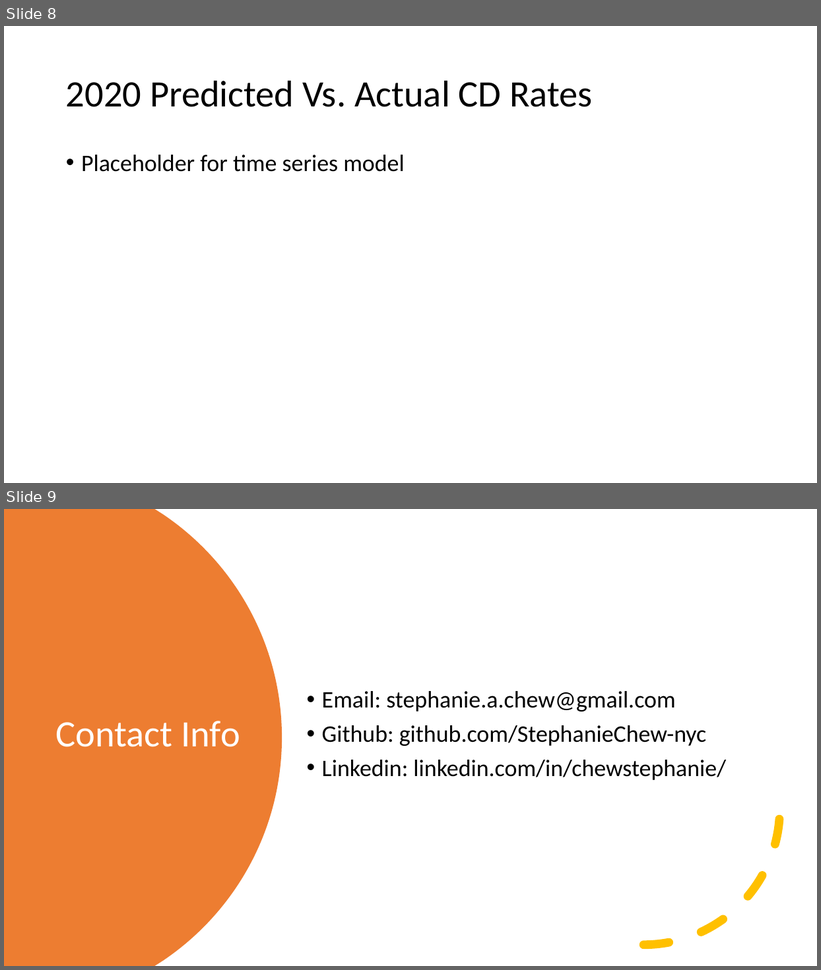
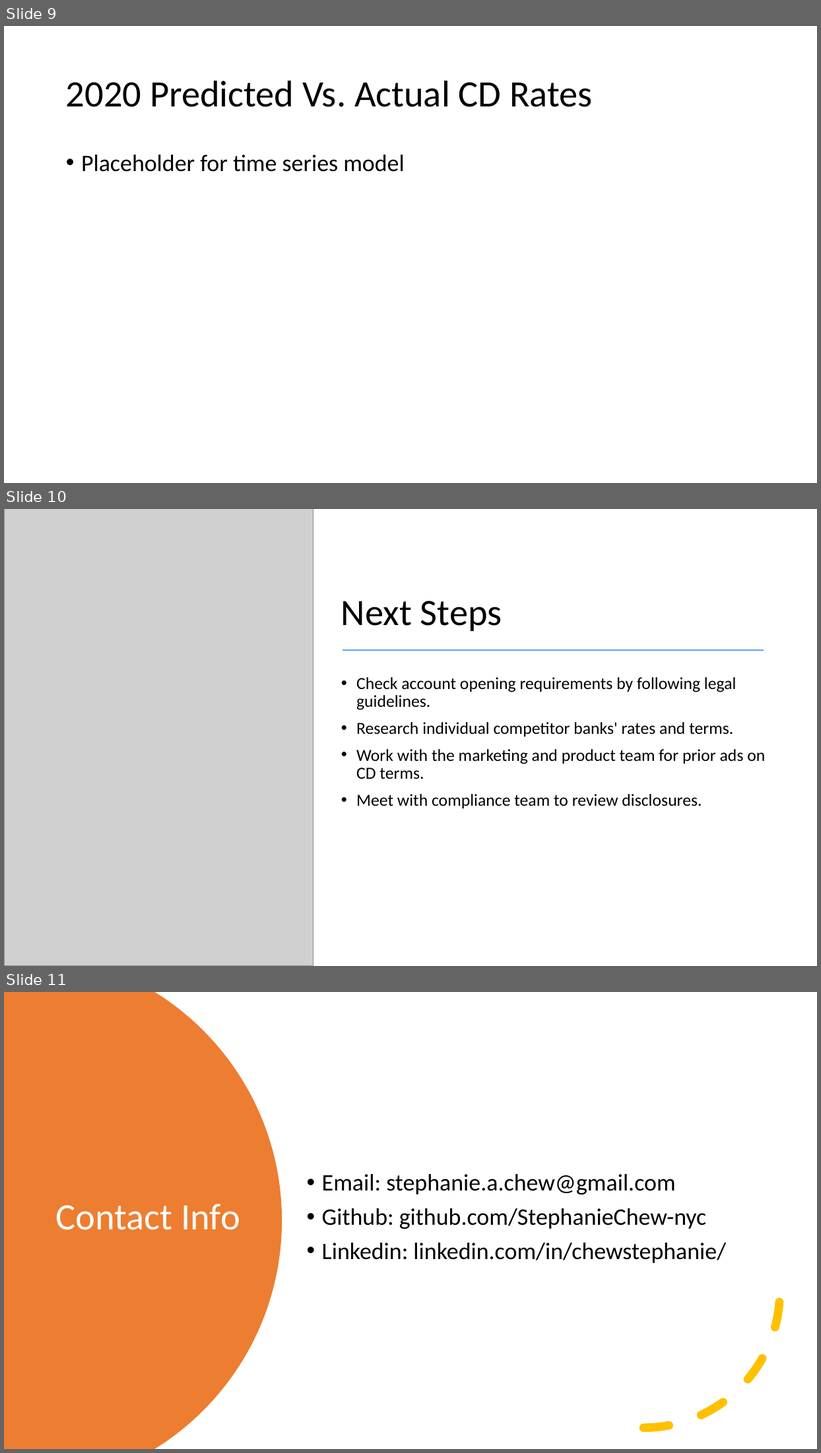
Before and after one commit to StephanieChew-nyc/Stephanie_Chew_Capstone_4, a slide deck: Stephanie_Chew_Capstone_4.pptx. Shown one above the other, each under a label of ours: slides 8 and 9 before the commit, slides 9, 10 and 11 after it. The pictures are 821x970 and 821x1453 pixels, drawn with LibreOffice and Linux fonts; fonts in the diff are those of the drawing; grey boxes stand for pictures. Boxes give left, top, right and bottom in pixels: in the first picture for what was removed or moved away, otherwise in the second. Text is boxed around its words. In the diff, an @@ line names an element or a change of style, - is before the commit and + after.

```diff
--- a/Stephanie_Chew_Capstone_4.pptx
+++ b/Stephanie_Chew_Capstone_4.pptx
@@ slide 10 added at [4,509,817,966], background #FFFFFF @@
@@ picture added at [4,509,314,966] @@
@@ title added at [341,601,502,631], 44 pt, text #000000 @@
+Next Steps
@@ line added from (343, 650) to (764, 650), #5BA3F4 1.5 pt @@
@@ text added at [356,677,765,809], 20 pt, text #000000 @@
+• Check account opening requirements by following legal guidelines.
+• Research individual competitor banks' rates and terms.
+• Work with the marketing and product team for prior ads on CD terms.
+• Meet with compliance team to review disclosures.
@@ what was slide 8 is now slide 9 @@
@@ what was slide 9 is now slide 11 @@
```
Also in this commit, not shown: 2 slides changed, 3 other slides added, 2 slides removed, 4 other files.
